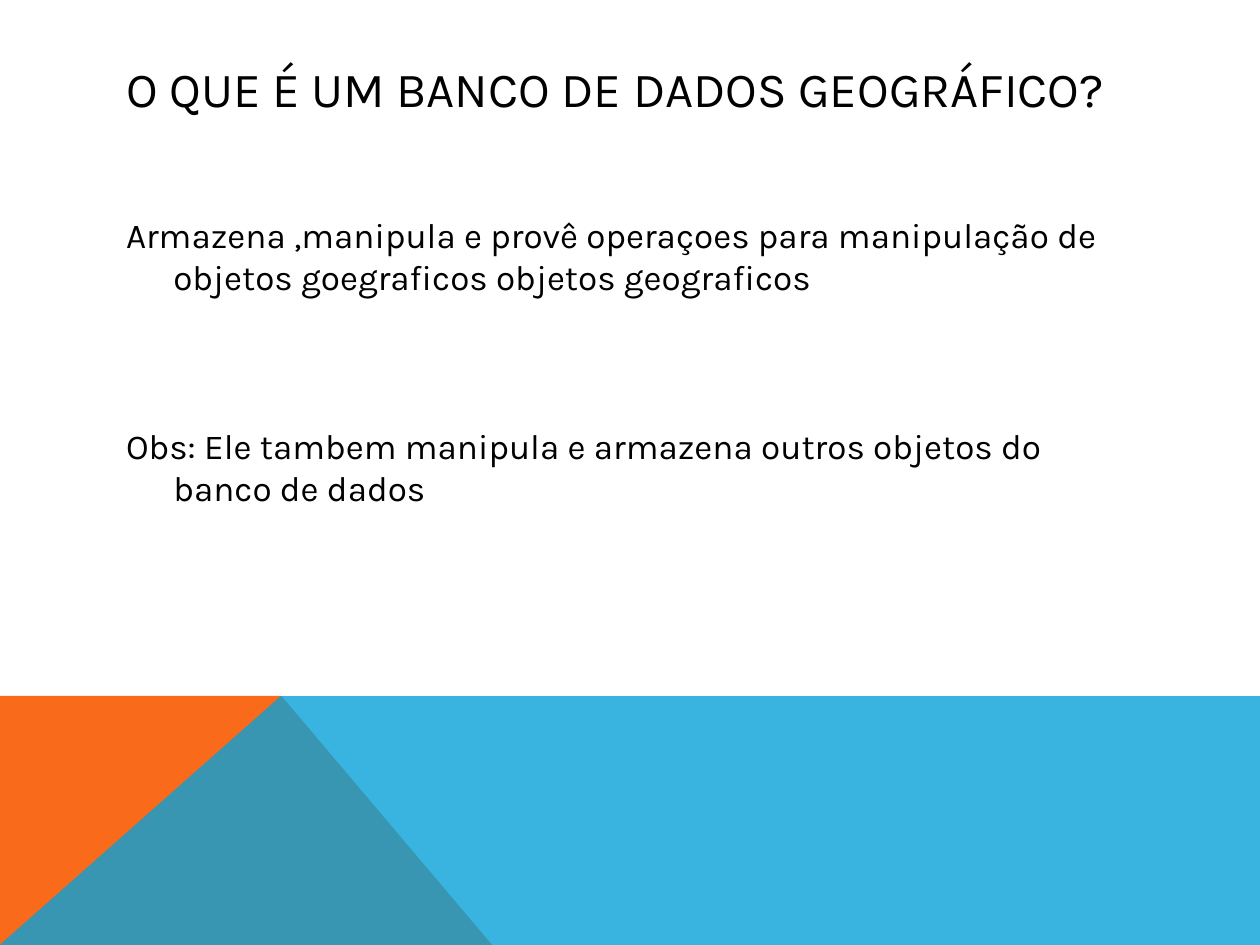
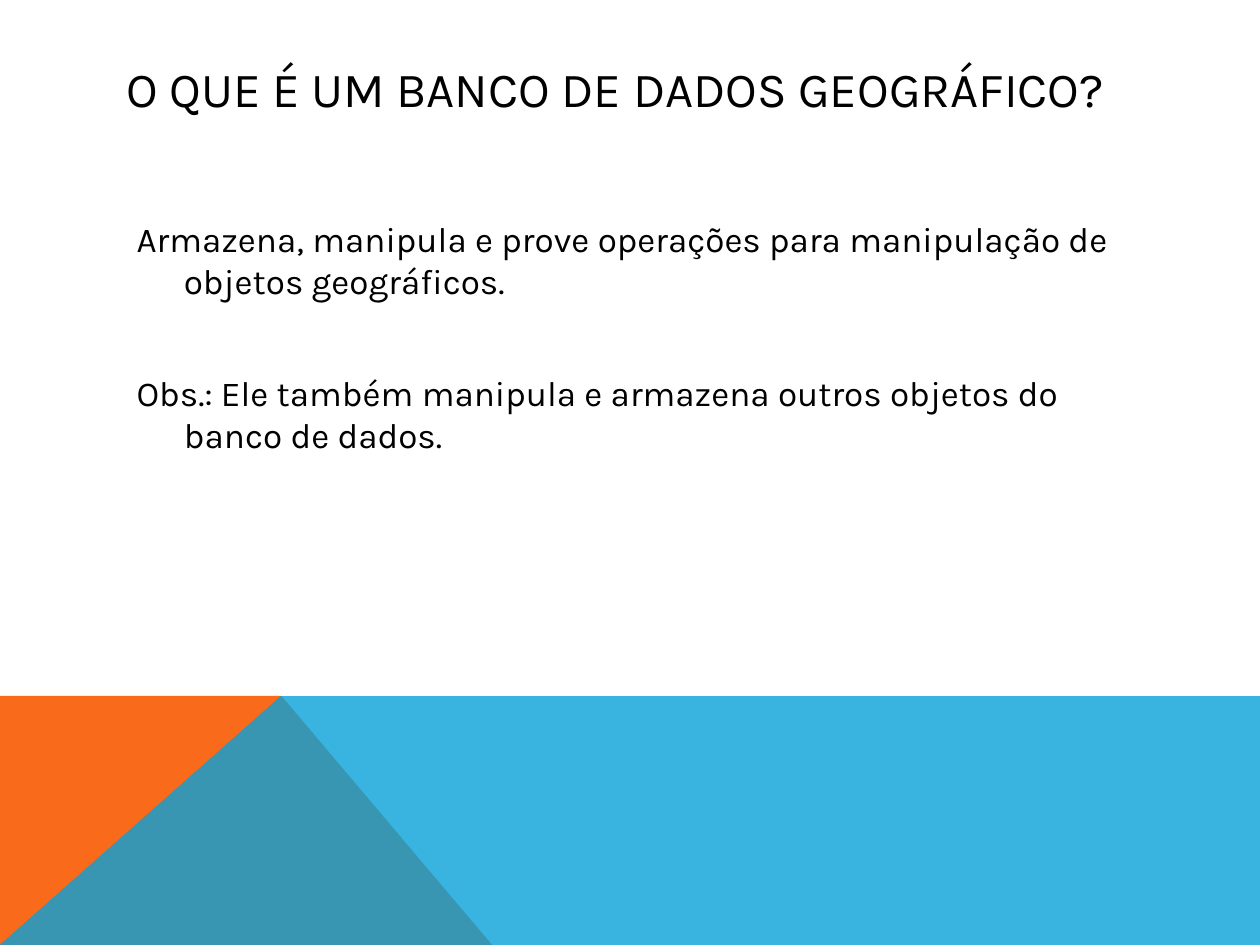
Before and after one commit to ViniciusConsultor/sisvet, a slide deck: slide 2 of Banco Geográfico/BANCO DE DADOS GEOGRAFICO.pptx. Drawn at 1260x945 pixels with LibreOffice and Linux fonts; fonts in the diff are those of the drawing. Boxes give left, top, right and bottom in pixels: in the first picture for what was removed or moved away, otherwise in the second. Text is boxed around its words. In the diff, an @@ line names an element or a change of style, - is before the commit and + after.

Commit message:
correção na apresentação BANCO DE DADOS GEOGRAFICO.pptx

```diff
--- a/Banco Geográfico/BANCO DE DADOS GEOGRAFICO.pptx
+++ b/Banco Geográfico/BANCO DE DADOS GEOGRAFICO.pptx
@@ text at (137,228,1107,449): text changed @@
-Armazena ,manipula e provê operaçoes para manipulação de objetos goegraficos objetos geograficos
-Obs: Ele tambem manipula e armazena outros objetos do banco de dados
+Armazena, manipula e prove operações para manipulação de objetos geográficos.
+Obs.: Ele também manipula e armazena outros objetos do banco de dados.
```
Also in this commit, not shown: 6 other slides changed.
